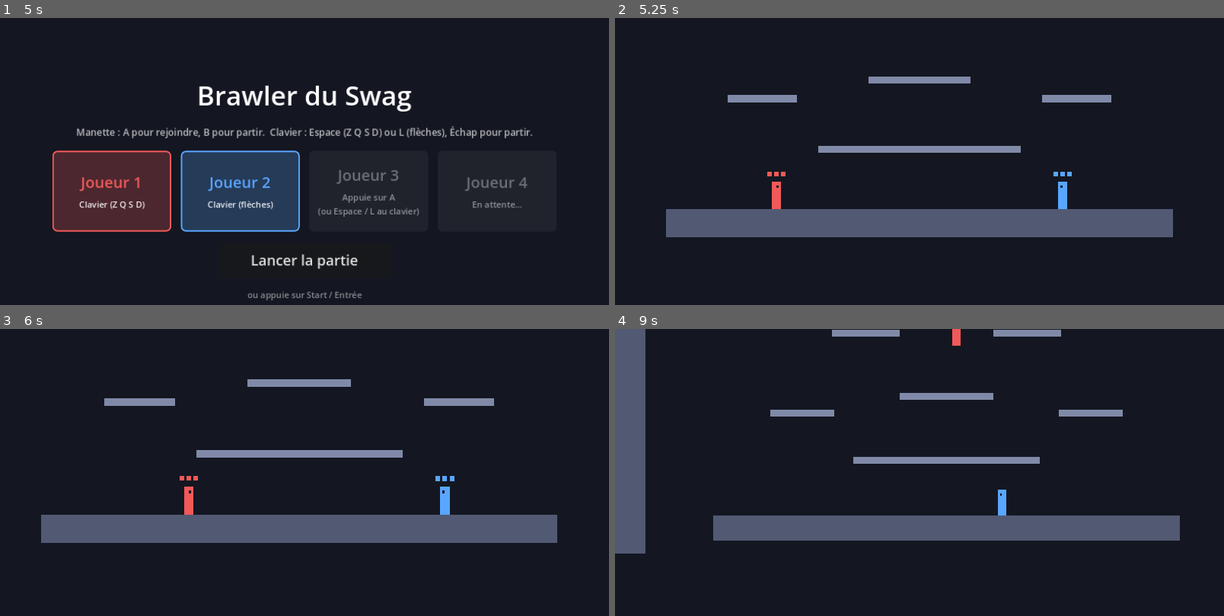
Above: before the commit, frames 1-4 (two rows, left to right).
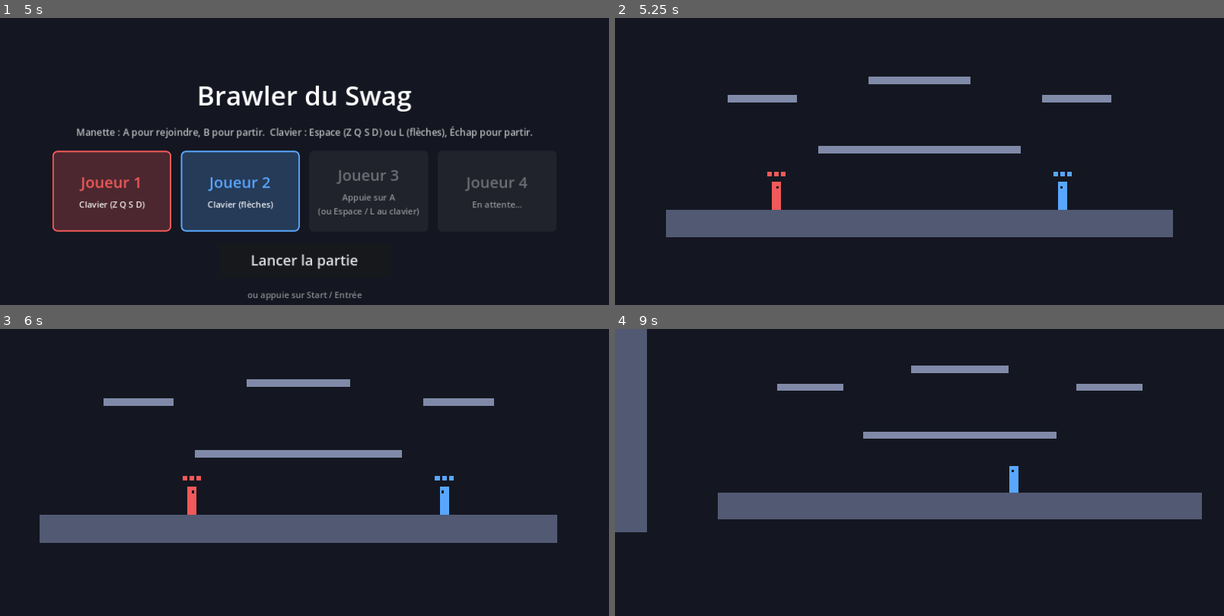
Above: after the commit, the same moments.

Repository: BBStain/jvtest
Game: Godot game, scene res://scenes/lobby.tscn
Two runs of this game, one before a commit and one after it. Both use one fixed random seed, a clock stepped at 60 frames per second and the inputs below.
Inputs (mouse positions are in pixels of both pictures, inside the frame that each line leads up to):
- Up to frame 1 (5 s): tap Enter at 0.5, 2, 3.5 s; move the mouse to (438, 172) at 0.52 s; hold D 0.53-2.03 s; tap F at 0.6 s; click (438, 172) at 0.67 s; tap Space at 0.77, 1.25, 1.52, 2.75, 3.02, 3.77, 4.25, 4.52 s; move the mouse to (182, 207) at 1.27 s; tap R at 1.35 s; move the mouse to (365, 112) at 2.02 s; hold A 2.03-2.78 s; tap G at 2.1 s; move the mouse to (274, 259) at 2.77 s; hold D 2.78-4.28 s; tap C at 2.85 s; click (274, 259) at 2.92 s; move the mouse to (487, 241) at 3.52 s; tap Shift at 3.6 s; move the mouse to (121, 138) at 4.27 s; hold A from 4.28 s (still down); tap L at 4.35 s
- Up to frame 2 (5.25 s): release A at 5 s; click "Lancer la partie" at 5 s
- Up to frame 3 (6 s): move the mouse to (334, 501) at 5.77 s; hold D from 5.78 s (still down); tap K at 5.85 s; click (334, 501) at 5.92 s
- Up to frame 4 (9 s): move the mouse to (828, 415) at 6.52 s; release D at 6.53 s; hold A 6.53-8.03 s; tap I at 6.6 s; tap Space at 6.77, 7.52, 8.27 s; move the mouse to (1053, 483) at 7.27 s; tap J at 7.35 s; move the mouse to (797, 518) at 8.02 s; hold D from 8.03 s (still down); tap U at 8.1 s; click (797, 518) at 8.17 s; move the mouse to (980, 423) at 8.77 s; tap Keypad Enter at 8.85 s

Frame 1 is identical in both runs. In frame 2, 0.4% of the frame differs, in the area x 8-92%, y 22-67%; in frame 3, 0.2%; in frame 4, 17%, in the area x 0-97%, y 0-79%.

Commit message:
Check-up du code et gameplay plus léger
- Coups simultanés : les deux joueurs sont touchés (avant, le joueur 1 gagnait toujours)
- Petit saut seulement après un vrai saut : le dash vers le haut et les projections ne sont plus coupés
- Réapparition : plus de recul ou de saut en cours hérité d'avant la chute
- Ressenti plus léger : gravité plus douce, meilleur contrôle au sol et en l'air,
  dash qui recharge plus vite, attaque lourde plus rapide, recul plus court
- README : prochaines étapes (moteur de temps), liste des plateformes mobiles

Co-Authored-By: Claude Opus 5.5 (1M context) <noreply@anthropic.com>
Claude-Session: https://claude.ai/code/session_01THvWsQSvKyigxsJfQsC1D9

Diff:
--- a/scripts/fighter.gd
+++ b/scripts/fighter.gd
@@ -17,32 +17,32 @@
 const BODY_SIZE := Vector2(20, 60)      ## largeur, hauteur de la barre (en pixels)
 
 # --- Déplacement ---
-const RUN_SPEED := 460.0                ## vitesse de course max
-const GROUND_ACCEL := 5000.0            ## à quelle vitesse on atteint la vitesse max au sol
-const AIR_ACCEL := 3000.0               ## pareil, en l'air
-const GRAVITY := 2600.0
-const SHORT_HOP_GRAVITY := 5200.0       ## gravité quand on lâche le saut tôt (petit saut)
-const MAX_FALL_SPEED := 1000.0
+const RUN_SPEED := 480.0                ## vitesse de course max
+const GROUND_ACCEL := 7000.0            ## à quelle vitesse on atteint la vitesse max au sol
+const AIR_ACCEL := 4500.0               ## pareil, en l'air
+const GRAVITY := 2300.0
+const SHORT_HOP_GRAVITY := 4800.0       ## gravité quand on lâche le saut tôt (petit saut)
+const MAX_FALL_SPEED := 950.0
 const FAST_FALL_SPEED := 1500.0         ## chute rapide en tenant bas
-const JUMP_SPEED := 850.0
-const DOUBLE_JUMP_SPEED := 780.0
+const JUMP_SPEED := 820.0
+const DOUBLE_JUMP_SPEED := 760.0
 const AIR_JUMPS := 1                    ## 1 = double saut
-const COYOTE_TIME := 0.08               ## on peut encore sauter un instant après avoir quitté le bord
-const JUMP_BUFFER := 0.1                ## un saut appuyé juste avant d'atterrir compte quand même
+const COYOTE_TIME := 0.1                ## on peut encore sauter un instant après avoir quitté le bord
+const JUMP_BUFFER := 0.12               ## un saut appuyé juste avant d'atterrir compte quand même
 const DROP_THROUGH_TIME := 0.22         ## temps pendant lequel on traverse les plateformes après "bas"
 
 # --- Murs ---
 const WALL_SLIDE_SPEED := 160.0         ## vitesse de glissade le long d'un mur (en tenant vers le mur)
 const WALL_JUMPS := 2                   ## sauts rendus quand on touche un mur (saut mural + 1 en l'air)
 const WALL_JUMP_PUSH := 480.0           ## force qui éjecte du mur quand on saute
-const WALL_JUMP_LOCK := 0.12            ## petit temps où l'on contrôle moins bien après un saut mural
-const WALL_JUMP_ACCEL := 1200.0
+const WALL_JUMP_LOCK := 0.1             ## petit temps où l'on contrôle moins bien après un saut mural
+const WALL_JUMP_ACCEL := 2200.0
 
 # --- Dash ---
 const DASH_SPEED := 1150.0
 const DASH_TIME := 0.14
-const DASH_COOLDOWN := 0.45             ## temps de recharge
-const DASH_END_KEEP := 0.4              ## part de la vitesse gardée à la fin du dash
+const DASH_COOLDOWN := 0.32             ## temps de recharge
+const DASH_END_KEEP := 0.55             ## part de la vitesse gardée à la fin du dash
 const AIR_DASHES := 1                   ## dashs possibles en l'air avant de retoucher le sol
 
 # --- Attaque légère (X) : un coup droit vers l'adversaire ---
@@ -57,14 +57,14 @@
 # On la charge en gardant Y appuyé : plus on charge, plus l'arme grandit et frappe loin.
 # On frappe en lâchant Y (ou tout seul quand la charge est au maximum).
 # Pendant la frappe, le perso est immobilisé.
-const HEAVY_STARTUP := 0.18             ## charge minimale : on lève l'arme avant de frapper
+const HEAVY_STARTUP := 0.14             ## charge minimale : on lève l'arme avant de frapper
 const HEAVY_CHARGE_MAX := 1.0           ## au bout de ce temps la charge est pleine et on frappe tout seul
 const HEAVY_CHARGE_GROWTH := 2.0        ## à pleine charge, l'arme est 2 fois plus longue
 const HEAVY_CHARGE_TIP_GROWTH := 1.5    ## à pleine charge, la zone qui touche est 1,5 fois plus grosse
 const HEAVY_CHARGE_KNOCKBACK := 1.5     ## à pleine charge, on projette 1,5 fois plus fort
-const HEAVY_CHARGE_MOVE_MULT := 0.4     ## en chargeant, on avance lentement
-const HEAVY_ACTIVE := 0.18              ## durée du balayage
-const HEAVY_COOLDOWN := 0.65
+const HEAVY_CHARGE_MOVE_MULT := 0.6     ## en chargeant, on avance lentement
+const HEAVY_ACTIVE := 0.15              ## durée du balayage
+const HEAVY_COOLDOWN := 0.5
 const HEAVY_ARC_RADIUS := 56.0          ## distance entre le centre du perso et le bout de l'arme
 const HEAVY_TIP_RADIUS := 24.0          ## taille de la zone qui touche au bout de l'arme
 const HEAVY_ARC_START := -100.0         ## angle de départ en degrés (-90 = droit au-dessus de la tête)
@@ -97,8 +97,8 @@
 const INVINCIBLE_TIME := 0.55           ## doit rester plus long que ATTACK_COOLDOWN
 const HIT_KNOCKBACK := 620.0
 const CLASH_PUSH := 450.0
-const KNOCKBACK_TIME := 0.22            ## durée pendant laquelle on contrôle moins bien après un coup / un choc
-const KNOCKBACK_ACCEL := 1500.0
+const KNOCKBACK_TIME := 0.15            ## durée pendant laquelle on contrôle moins bien après un coup / un choc
+const KNOCKBACK_ACCEL := 2500.0
 
 const START_LIVES := 3
 const LIVES_SHOW_TIME := 2.0            ## durée d'affichage des vies au-dessus de la tête
@@ -119,6 +119,7 @@
 var _drop_timer := 0.0
 var _wall_normal_x := 0.0               ## -1 / 1 quand on glisse contre un mur, 0 sinon
 var _wall_jump_timer := 0.0
+var _jump_rising := false              ## true = on monte grâce à un saut (pour le petit saut)
 
 var _dash_timer := 0.0
 var _dash_cooldown_timer := 0.0
@@ -289,9 +290,12 @@
 		speed *= HEAVY_CHARGE_MOVE_MULT
 	velocity.x = move_toward(velocity.x, input.stick.x * speed, accel * delta)
 
-	# Gravité (plus forte si on a lâché le saut pendant la montée = petit saut)
+	# Gravité (plus forte si on a lâché le saut pendant la montée d'un saut = petit saut).
+	# Seulement pour un saut : un dash vers le haut ou une projection ne sont pas coupés.
+	if velocity.y >= 0.0:
+		_jump_rising = false
 	var gravity := GRAVITY
-	if velocity.y < 0.0 and not input.jump_held:
+	if velocity.y < 0.0 and _jump_rising and not input.jump_held:
 		gravity = SHORT_HOP_GRAVITY
 	velocity.y += gravity * delta
 	var max_fall := FAST_FALL_SPEED if (input.stick.y > 0.5 and not on_floor) else MAX_FALL_SPEED
@@ -306,15 +310,18 @@
 	if _jump_buffer_timer > 0.0:
 		if on_floor or _coyote_timer > 0.0:
 			velocity.y = -JUMP_SPEED * jump_mult
+			_jump_rising = true
 			_jump_buffer_timer = 0.0
 			_coyote_timer = 0.0
 		elif input.jump_pressed and is_wall_sliding() and _air_jumps_left > 0:
 			velocity = Vector2(_wall_normal_x * WALL_JUMP_PUSH, -JUMP_SPEED * jump_mult)
+			_jump_rising = true
 			_air_jumps_left -= 1
 			_jump_buffer_timer = 0.0
 			_wall_jump_timer = WALL_JUMP_LOCK
 		elif input.jump_pressed and _air_jumps_left > 0:
 			velocity.y = -DOUBLE_JUMP_SPEED * jump_mult
+			_jump_rising = true
 			_air_jumps_left -= 1
 			_jump_buffer_timer = 0.0
 
@@ -334,6 +341,7 @@
 		_air_dashes_left -= 1
 	_dash_timer = DASH_TIME
 	_dash_cooldown_timer = DASH_COOLDOWN
+	_jump_rising = false
 	_cancel_attack()
 
 
@@ -511,6 +519,7 @@
 	_cancel_attack()
 	_attack_cooldown_timer = HEAVY_COUNTER_COOLDOWN if heavy_countered else CLASH_LOCKOUT
 	velocity = push_dir * (HEAVY_COUNTER_PUSH if heavy_countered else CLASH_PUSH) + Vector2(0.0, -150.0)
+	_jump_rising = false
 	_knockback_timer = KNOCKBACK_TIME
 
 
@@ -519,6 +528,7 @@
 	_cancel_attack()
 	_attack_cooldown_timer = 0.0
 	velocity = push_dir * SHIELD_HIT_PUSH + Vector2(0.0, -120.0)
+	_jump_rising = false
 	_knockback_timer = KNOCKBACK_TIME
 
 
@@ -542,6 +552,7 @@
 	_cancel_attack()
 	_dash_timer = 0.0
 	velocity = hit_dir * knockback + Vector2(0.0, -200.0)
+	_jump_rising = false
 	_knockback_timer = KNOCKBACK_TIME
 	_lose_life()
 
@@ -554,6 +565,12 @@
 	velocity = Vector2.ZERO
 	_air_jumps_left = AIR_JUMPS
 	_air_dashes_left = AIR_DASHES
+	# On repart à neuf : plus de recul ni de saut en cours venant d'avant la chute.
+	_knockback_timer = 0.0
+	_wall_jump_timer = 0.0
+	_drop_timer = 0.0
+	_jump_buffer_timer = 0.0
+	_jump_rising = false
 	_lose_life()
 
 
--- a/scripts/game.gd
+++ b/scripts/game.gd
@@ -145,7 +145,10 @@
 	add_child(mark)
 
 
+## On repère d'abord tous les coups de la frame, puis on les applique : si deux joueurs se
+## touchent exactement en même temps, les deux perdent une vie (sinon le joueur 1 gagnerait toujours).
 func _resolve_hits() -> void:
+	var landed: Array[Dictionary] = []
 	for attacker in fighters:
 		if not attacker.is_attack_active():
 			continue
@@ -153,25 +156,32 @@
 			if victim == attacker or not victim.can_be_hit():
 				continue
 			if _circle_hits_rect(attacker.attack_center(), attacker.attack_radius(), victim.body_rect()):
-				if victim.is_blocking():
-					_hit_shield(attacker, victim)
-					break
 				var hit_dir := (victim.global_position - attacker.global_position).normalized()
 				if not attacker.is_heavy_attack():
 					hit_dir = attacker.attack_direction()
-				victim.take_hit(hit_dir, attacker.attack_knockback())
-				attacker.mark_attack_hit()
+				landed.append({"attacker": attacker, "victim": victim, "dir": hit_dir,
+					"knockback": attacker.attack_knockback(), "heavy": attacker.is_heavy_attack()})
 				break
+	for hit in landed:
+		var attacker: Fighter = hit.attacker
+		var victim: Fighter = hit.victim
+		if not victim.can_be_hit():
+			continue  # déjà touché cette frame par quelqu'un d'autre
+		if victim.is_blocking():
+			_hit_shield(attacker, victim, hit.heavy)
+			continue
+		victim.take_hit(hit.dir, hit.knockback)
+		attacker.mark_attack_hit()
 
 
 ## Le coup tombe sur un bouclier : personne ne perd de vie, l'attaquant est repoussé mais peut
 ## refrapper tout de suite, et le bouclier perd 1 point (2 pour une attaque lourde).
-func _hit_shield(attacker: Fighter, victim: Fighter) -> void:
+func _hit_shield(attacker: Fighter, victim: Fighter, heavy: bool) -> void:
 	var push := victim.global_position - attacker.global_position
 	push.y = 0.0
 	push = push.normalized() if push.length() > 1.0 else Vector2(attacker.facing, 0.0)
 	attacker.hit_shield(-push)
-	if victim.absorb_hit(push, attacker.is_heavy_attack()):
+	if victim.absorb_hit(push, heavy):
 		_spawn_clash_mark(victim.global_position, true)
 
 
--- a/tests/sim_test.gd
+++ b/tests/sim_test.gd
@@ -382,6 +382,43 @@
 	InputBindings.fix_web_triggers(true)
 	check(InputBindings._web_triggers_fixed, "Navigateur : correctif des gâchettes LT / RT chargé")
 
+	# 9c) Deux coups qui touchent en même temps (sans se croiser) : les deux perdent une vie
+	await new_game()
+	p1 = game.fighters[0]; p2 = game.fighters[1]
+	p1.input_source = Scripted.new(func(s, f): pass)
+	p2.input_source = Scripted.new(func(s, f): pass)
+	await step(40)
+	p1.position.x = 600; p2.position.x = 660
+	for pair in [[p1, Vector2.RIGHT], [p2, Vector2.LEFT]]:
+		var fi: Fighter = pair[0]
+		fi._attack_heavy = false
+		fi._attack_has_hit = false
+		fi._attack_dir = pair[1]
+		fi._attack_time = Fighter.ATTACK_STARTUP
+		fi._attack_cooldown_timer = Fighter.ATTACK_COOLDOWN
+	await step(1)
+	check(p1.lives == 2 and p2.lives == 2, "Coups simultanés : les deux touchés (J1 %d, J2 %d)" % [p1.lives, p2.lives])
+
+	# 9d) Dash vers le haut sans tenir le saut : il n'est plus coupé net (vrai 3e saut)
+	await new_game()
+	p1 = game.fighters[0]; p2 = game.fighters[1]
+	p2.input_source = Scripted.new(func(s, f): pass)
+	p1.input_source = Scripted.new(func(s, f):
+		s.stick = Vector2(0, -1) if f >= 40 and f < 45 else Vector2.ZERO
+		s.dash_pressed = f == 40)
+	await step(40)
+	var dash_ground_y := p1.position.y
+	var dash_top_y := dash_ground_y
+	for i in 50:
+		await step(1)
+		dash_top_y = minf(dash_top_y, p1.position.y)
+	check(dash_ground_y - dash_top_y > 230, "Dash vers le haut : monte de %.0f px" % (dash_ground_y - dash_top_y))
+
+	# 9e) Après une chute, on repart à neuf (plus de recul en cours)
+	p1._knockback_timer = 0.5
+	p1.fall_out(Vector2(640, 120))
+	check(p1._knockback_timer <= 0.0 and p1.lives == 2, "Réapparition : plus de recul, vies = %d" % p1.lives)
+
 	# 10) Écran de connexion : il faut 2 joueurs pour lancer
 	game.queue_free(); game = null
 	var lobby: Node = load("res://scenes/lobby.tscn").instantiate()
Not shown, changed: README.md
